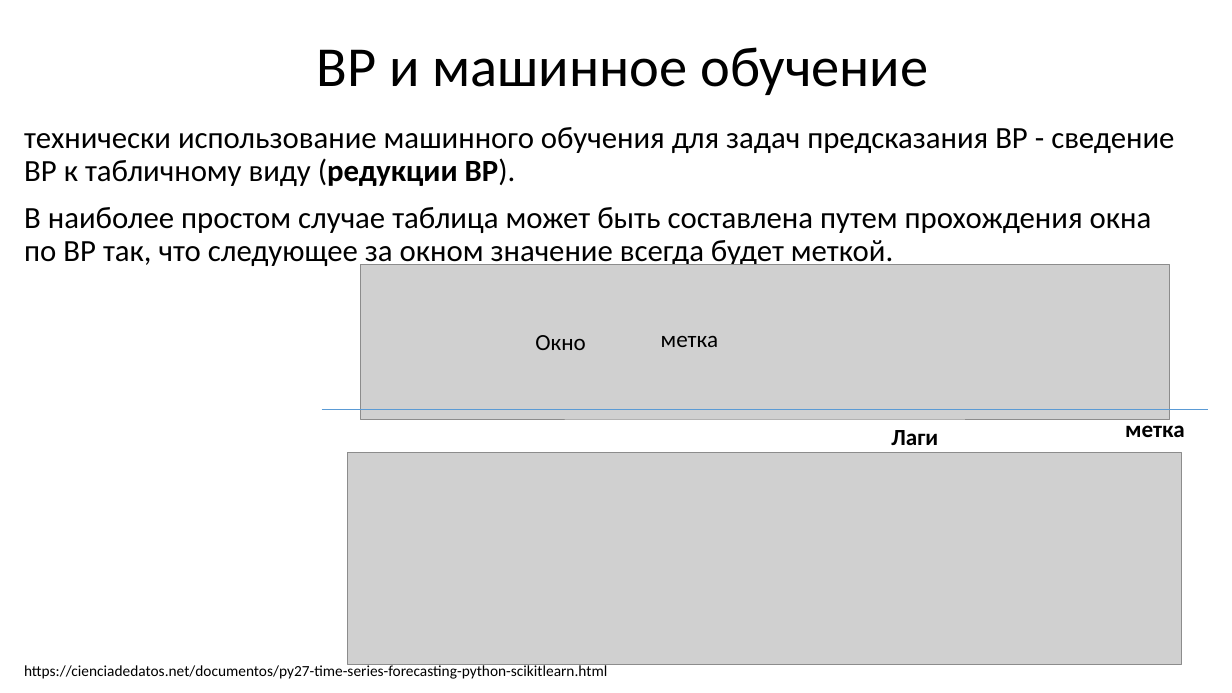
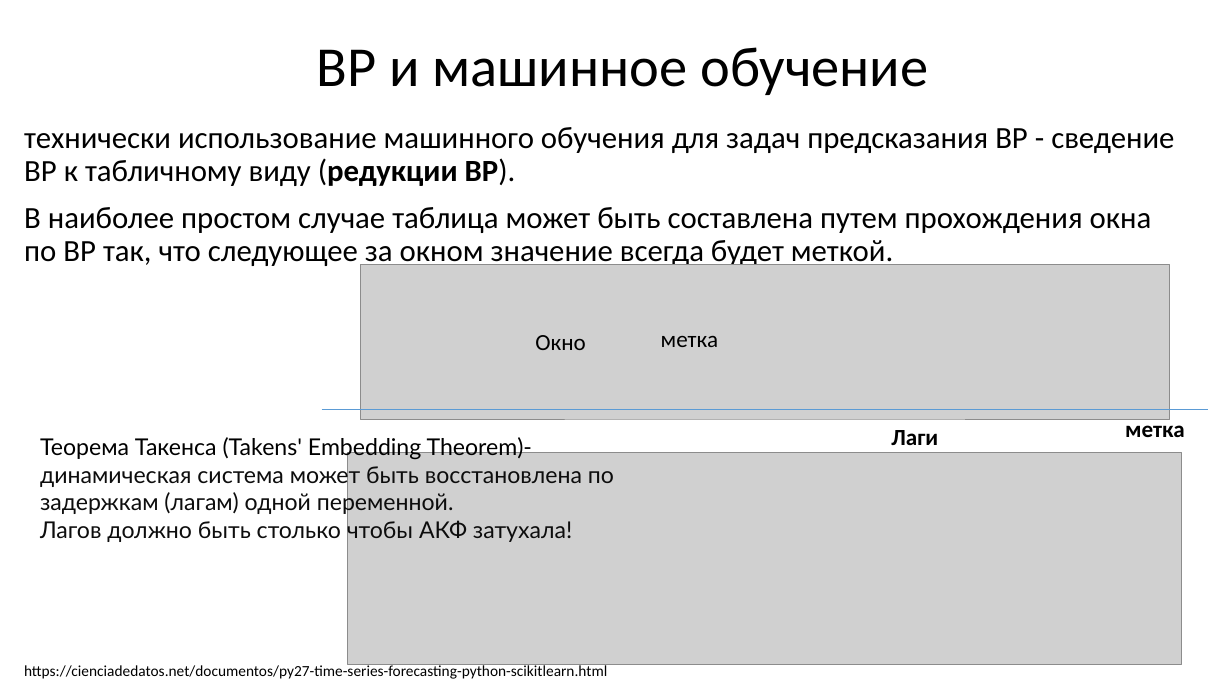
Before and after one commit to MVRonkin/TimeSeriesCourse, a slide deck: slide 4 of Last/LEC/05-1_TSML.pptx. Drawn at 1232x693 pixels with LibreOffice and Linux fonts; fonts in the diff are those of the drawing; grey boxes stand for pictures. Boxes give left, top, right and bottom in pixels: in the first picture for what was removed or moved away, otherwise in the second. Text is boxed around its words. In the diff, an @@ line names an element or a change of style, - is before the commit and + after.

```diff
--- a/Last/LEC/05-1_TSML.pptx
+++ b/Last/LEC/05-1_TSML.pptx
@@ text added at (40, 435, 614, 544), 18 pt, text #0D0D0D @@
+Теорема Такенса (Takens' Embedding Theorem)-динамическая система может быть восстановлена по задержкам (лагам) одной переменной.
+Лагов должно быть столько чтобы АКФ затухала!
```
Also in this commit, not shown: 1 other slide changed, 2 other files.
